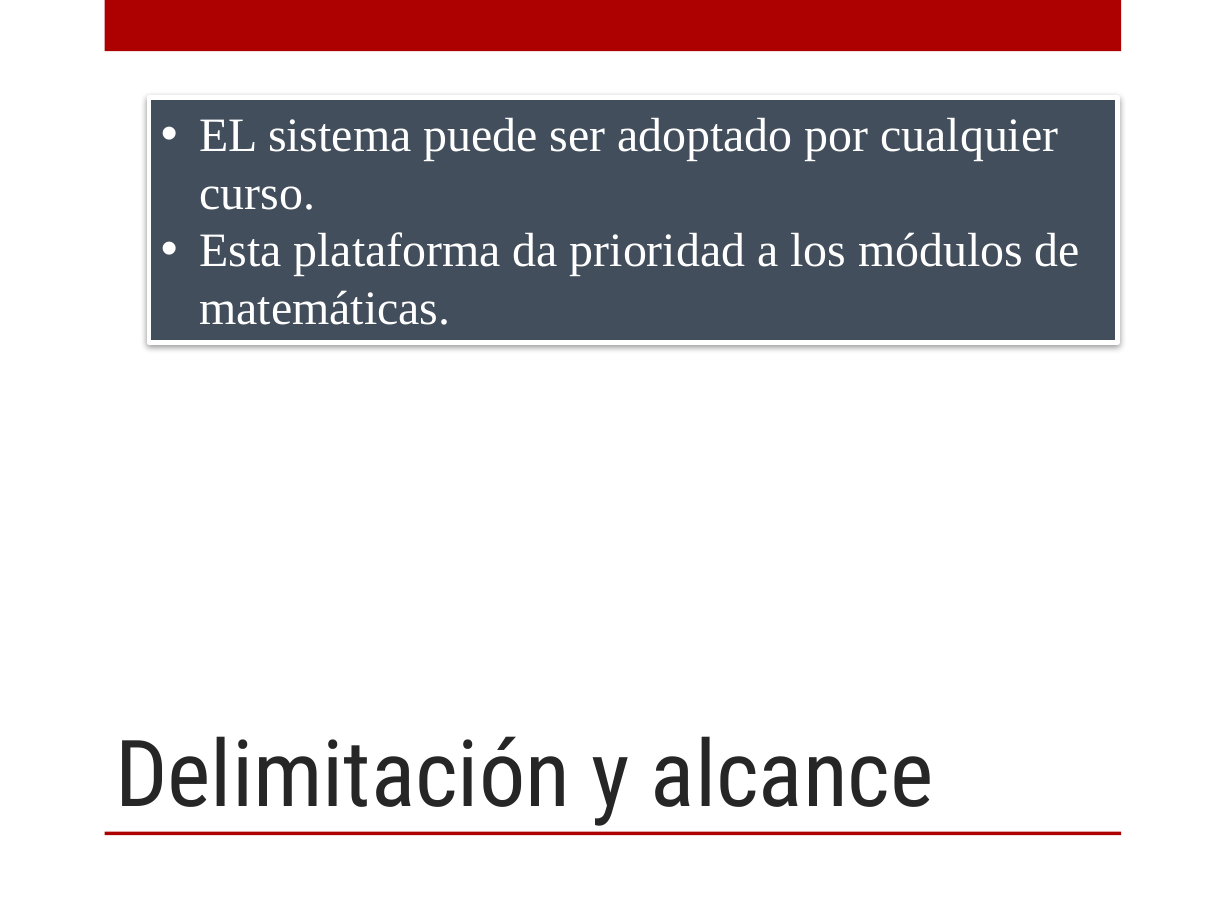
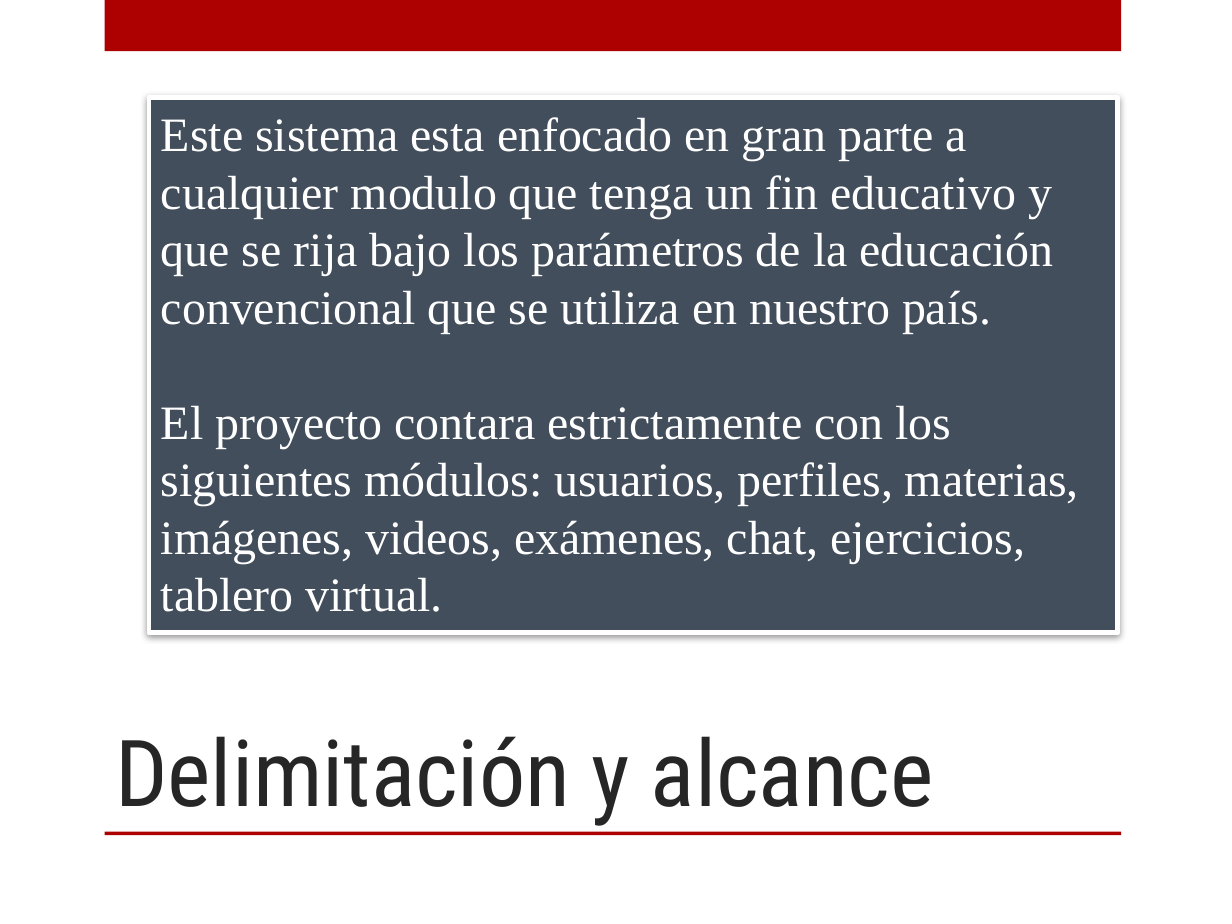
Before and after one commit to OscarMesa/MathForDummies, a slide deck: slide 5 of archivos/documentacion/Presentacion/Presentacion.pptx. Drawn at 1232x924 pixels with LibreOffice and Linux fonts; fonts in the diff are those of the drawing; background and template pictures are left out. Boxes give left, top, right and bottom in pixels: in the first picture for what was removed or moved away, otherwise in the second. Text is boxed around its words. In the diff, an @@ line names an element or a change of style, - is before the commit and + after.

```diff
--- a/archivos/documentacion/Presentacion/Presentacion.pptx
+++ b/archivos/documentacion/Presentacion/Presentacion.pptx
@@ rectangle "Este sistema esta enfocado en ...": place and size @@
-rectangle "Este sistema esta enfocado en ..." at box(149, 97, 1117, 342)
+rectangle "Este sistema esta enfocado en ..." at box(149, 97, 1117, 632)
@@ text in rectangle at box(161, 117, 1079, 612): text changed @@
-• EL sistema puede ser adoptado por cualquier curso.
-• Esta plataforma da prioridad a los módulos de matemáticas.
+Este sistema esta enfocado en gran parte a cualquier modulo que tenga un fin educativo y que se rija bajo los parámetros de la educación convencional que se utiliza en nuestro país.
+El proyecto contara estrictamente con los siguientes módulos: usuarios, perfiles, materias, imágenes, videos, exámenes, chat, ejercicios, tablero virtual.
```
Also in this commit, not shown: 3 other slides changed, 2 slides added, 2 slides removed.
